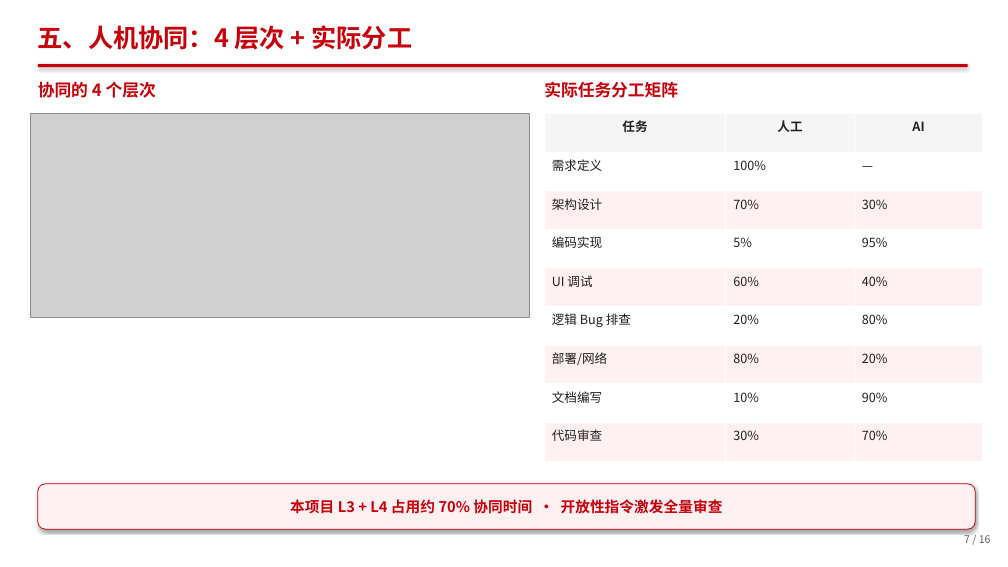
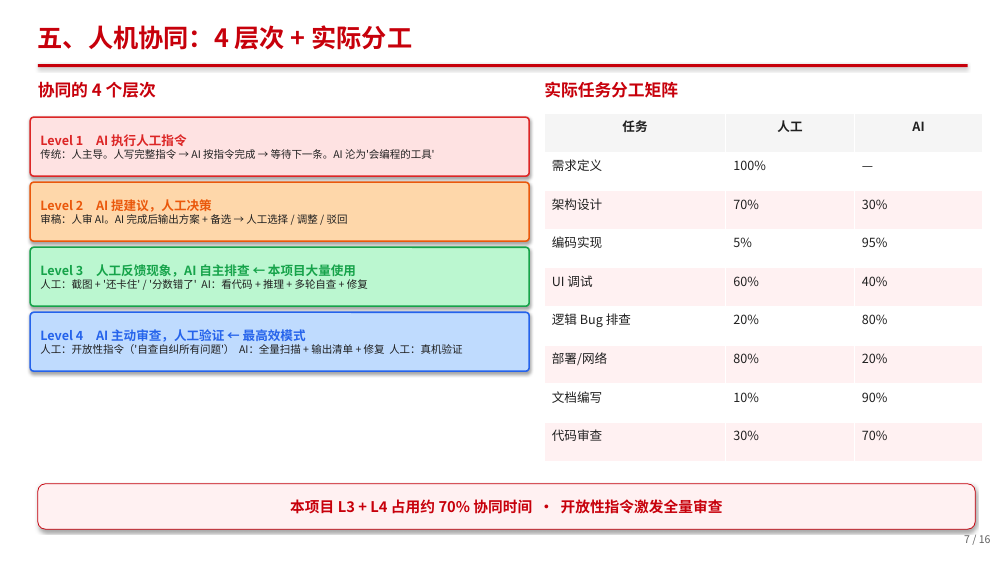
Before and after one commit to berming/AndroidAPP, a slide deck: slide 7 of docs/dev_summary.pptx. Drawn at 1008x567 pixels with LibreOffice and Linux fonts; fonts in the diff are those of the drawing; grey boxes stand for pictures. Boxes give left, top, right and bottom in pixels: in the first picture for what was removed or moved away, otherwise in the second. Text is boxed around its words. In the diff, an @@ line names an element or a change of style, - is before the commit and + after.

```diff
--- a/docs/dev_summary.pptx
+++ b/docs/dev_summary.pptx
@@ picture removed at (x1=30, y1=113, x2=529, y2=318) @@
@@ rounded rectangle added at (x1=30, y1=117, x2=529, y2=176), fill #FEE2E2, outline #DC2626 1.5 pt, 10 pt, text #202020 @@
+Level 1 AI 执行人工指令
+传统：人主导。人写完整指令 → AI 按指令完成 → 等待下一条。AI 沦为'会编程的工具'
@@ rounded rectangle added at (x1=30, y1=182, x2=529, y2=241), fill #FED7AA, outline #EA580C 1.5 pt, 10 pt, text #202020 @@
+Level 2 AI 提建议，人工决策
+审稿：人审 AI。AI 完成后输出方案 + 备选 → 人工选择 / 调整 / 驳回
@@ rounded rectangle added at (x1=30, y1=247, x2=529, y2=306), fill #BBF7D0, outline #16A34A 1.5 pt, 10 pt, text #202020 @@
+Level 3 人工反馈现象，AI 自主排查 ← 本项目大量使用
+人工：截图 + '还卡住' / '分数错了' AI：看代码 + 推理 + 多轮自查 + 修复
@@ rounded rectangle added at (x1=30, y1=312, x2=529, y2=371), fill #BFDBFE, outline #2563EB 1.5 pt, 10 pt, text #202020 @@
+Level 4 AI 主动审查，人工验证 ← 最高效模式
+人工：开放性指令（'自查自纠所有问题'） AI：全量扫描 + 输出清单 + 修复 人工：真机验证
```
Also in this commit, not shown: 2 other slides changed, 1 other file.
